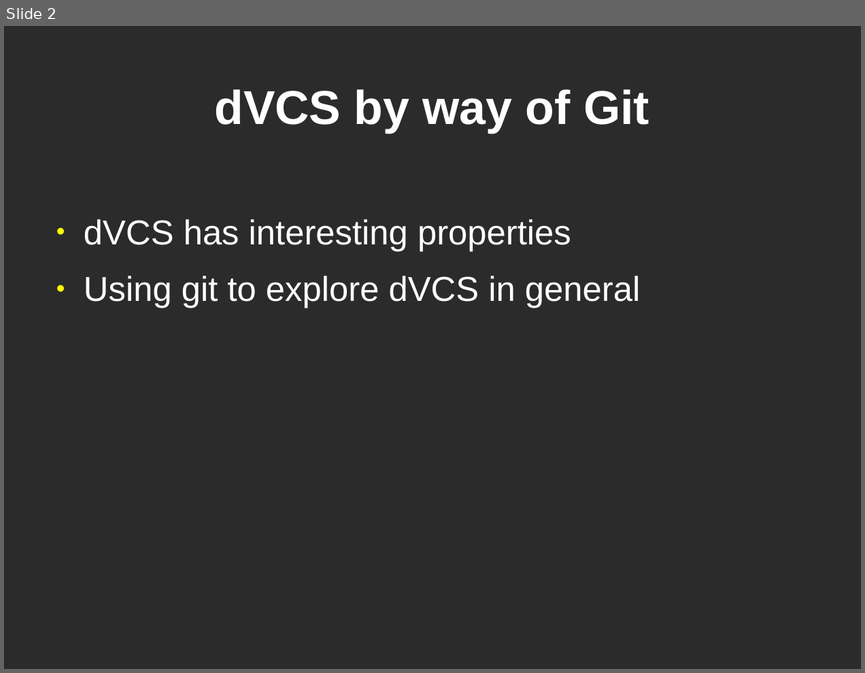
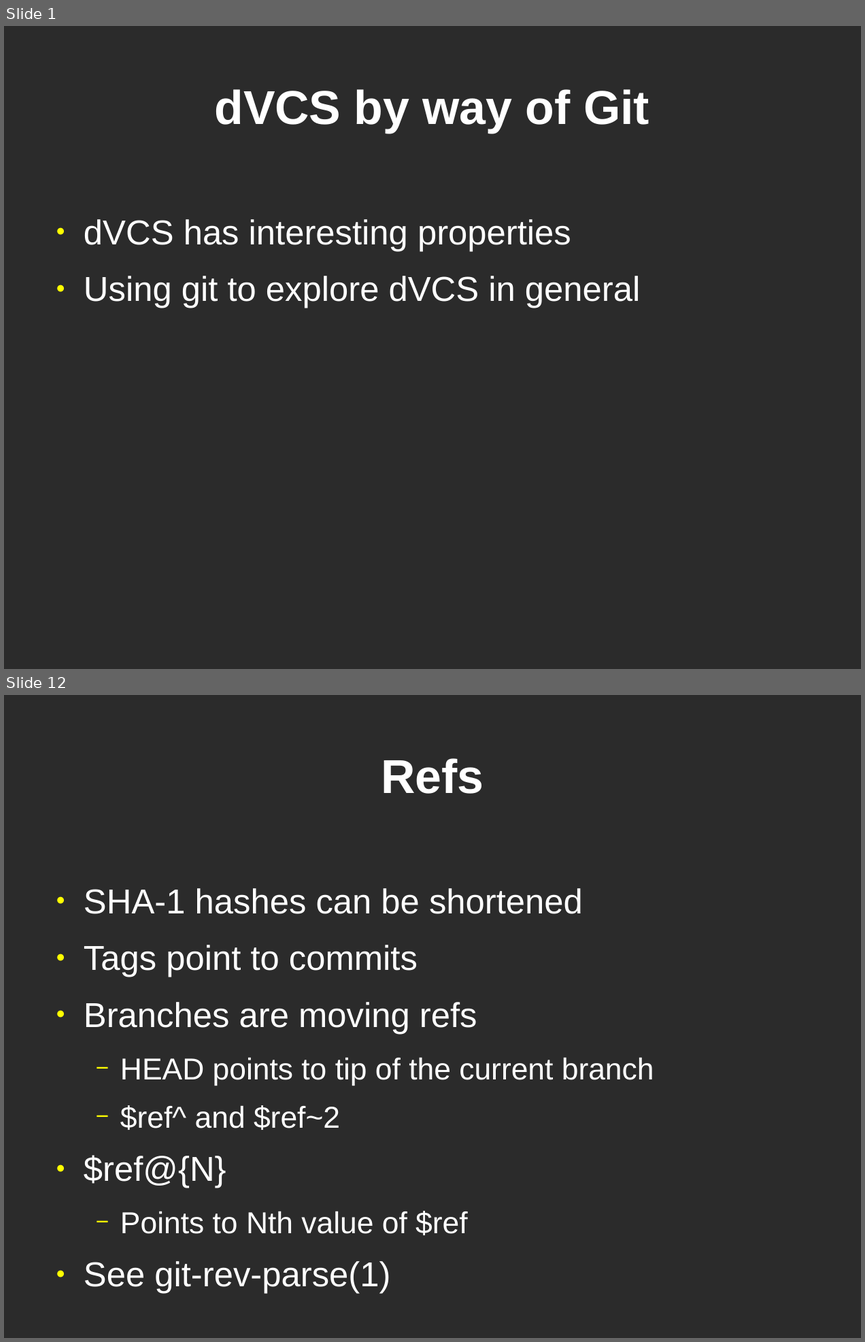
Before and after one commit to bjc/dvcs-git-slides, a slide deck: git.odp. Shown one above the other, each under a label of ours: slide 2 before the commit, slides 1 and 12 after it; the slides between them are not shown. The pictures are 865x673 and 865x1342 pixels, drawn with LibreOffice and Linux fonts; fonts in the diff are those of the drawing; background and template pictures are left out; a plain dark background stands for a picture behind light text. Boxes give left, top, right and bottom in pixels: in the first picture for what was removed or moved away, otherwise in the second. Text is boxed around its words. In the diff, an @@ line names an element or a change of style, - is before the commit and + after.

```diff
--- a/git.odp
+++ b/git.odp
@@ slide 12 added at (4, 695, 861, 1338), background picture (left out) @@
@@ title added at (381, 758, 483, 794), 44 pt, text #FFFFFF, bold @@
+Refs
@@ text added at (84, 888, 654, 1293), 32 pt, text #FFFFFF @@
+● SHA-1 hashes can be shortened
+● Tags point to commits
+● Branches are moving refs
+  − HEAD points to tip of the current branch
+  − $ref^ and $ref~2
+● $ref@{N}
+  − Points to Nth value of $ref
+● See git-rev-parse(1)
@@ what was slide 2 is now slide 1 @@
```
Also in this commit, not shown: 10 other slides added, 1 slide removed.
